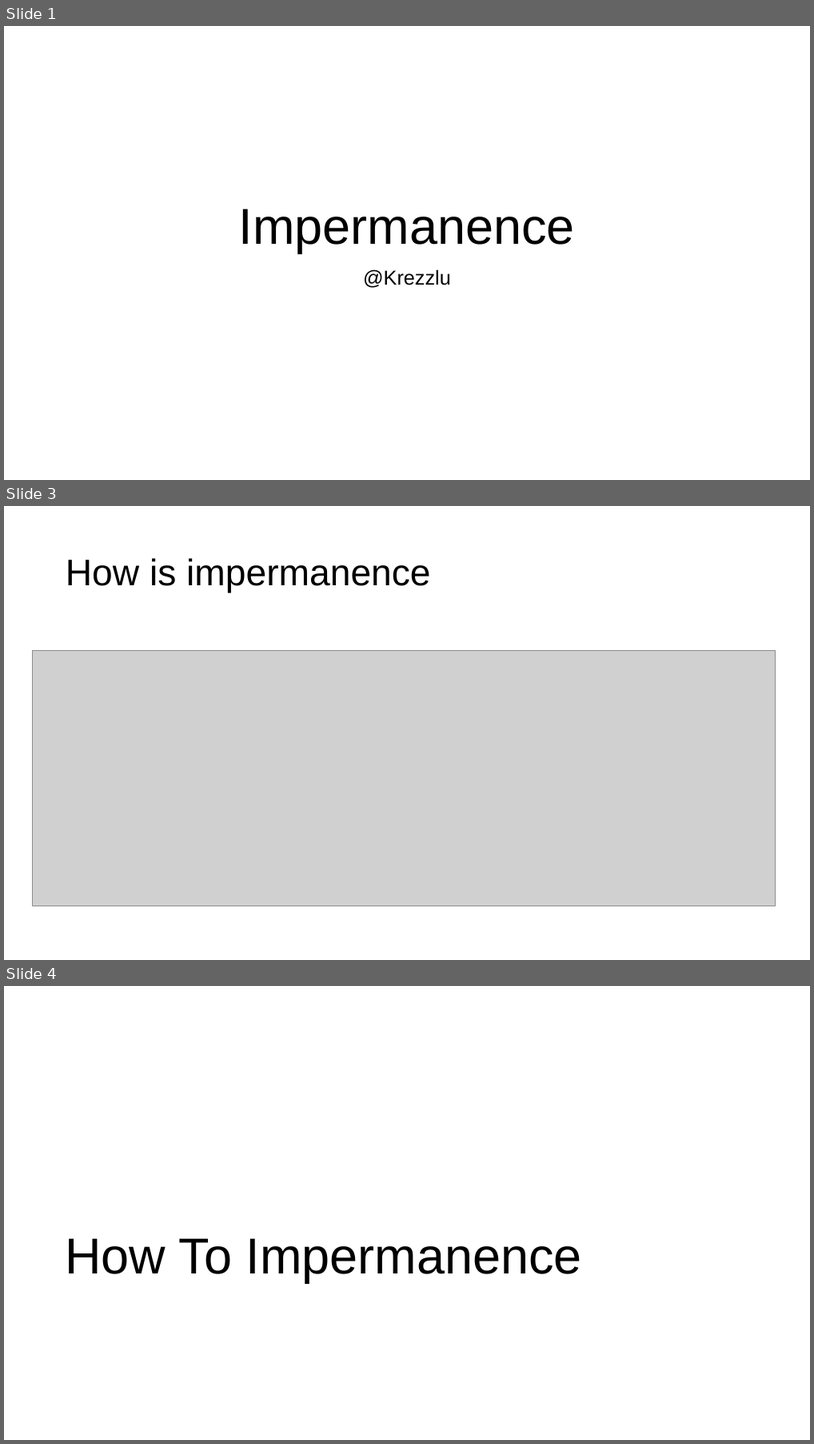
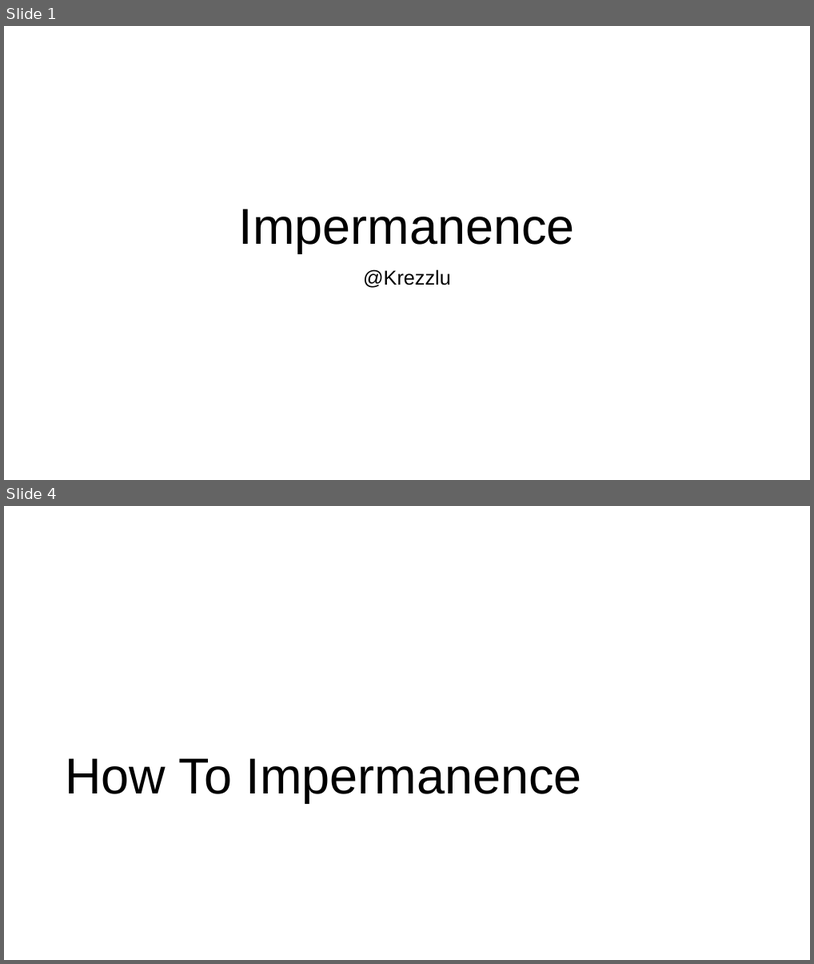
Before and after one commit to Krezzlu/impermanence, a slide deck: slides/slides.odp. Shown one above the other, each under a label of ours: slides 1, 3 and 4 before the commit, slides 1 and 4 after it; the slides between them are not shown. The pictures are 814x1444 and 814x964 pixels, drawn with LibreOffice and Linux fonts; fonts in the diff are those of the drawing; grey boxes stand for pictures. Boxes give left, top, right and bottom in pixels: in the first picture for what was removed or moved away, otherwise in the second. Text is boxed around its words. In the diff, an @@ line names an element or a change of style, - is before the commit and + after.

```diff
--- a/slides/slides.odp
+++ b/slides/slides.odp
@@ slide 3 removed at [4, 506, 810, 960], background #FFFFFF @@
@@ title removed at [66, 558, 430, 593] @@
-How is impermanence
@@ picture removed at [33, 650, 775, 906] @@
```
Also in this commit, not shown: 1 slide changed, 3 slides added, 1 other slide removed, 2 other files.
